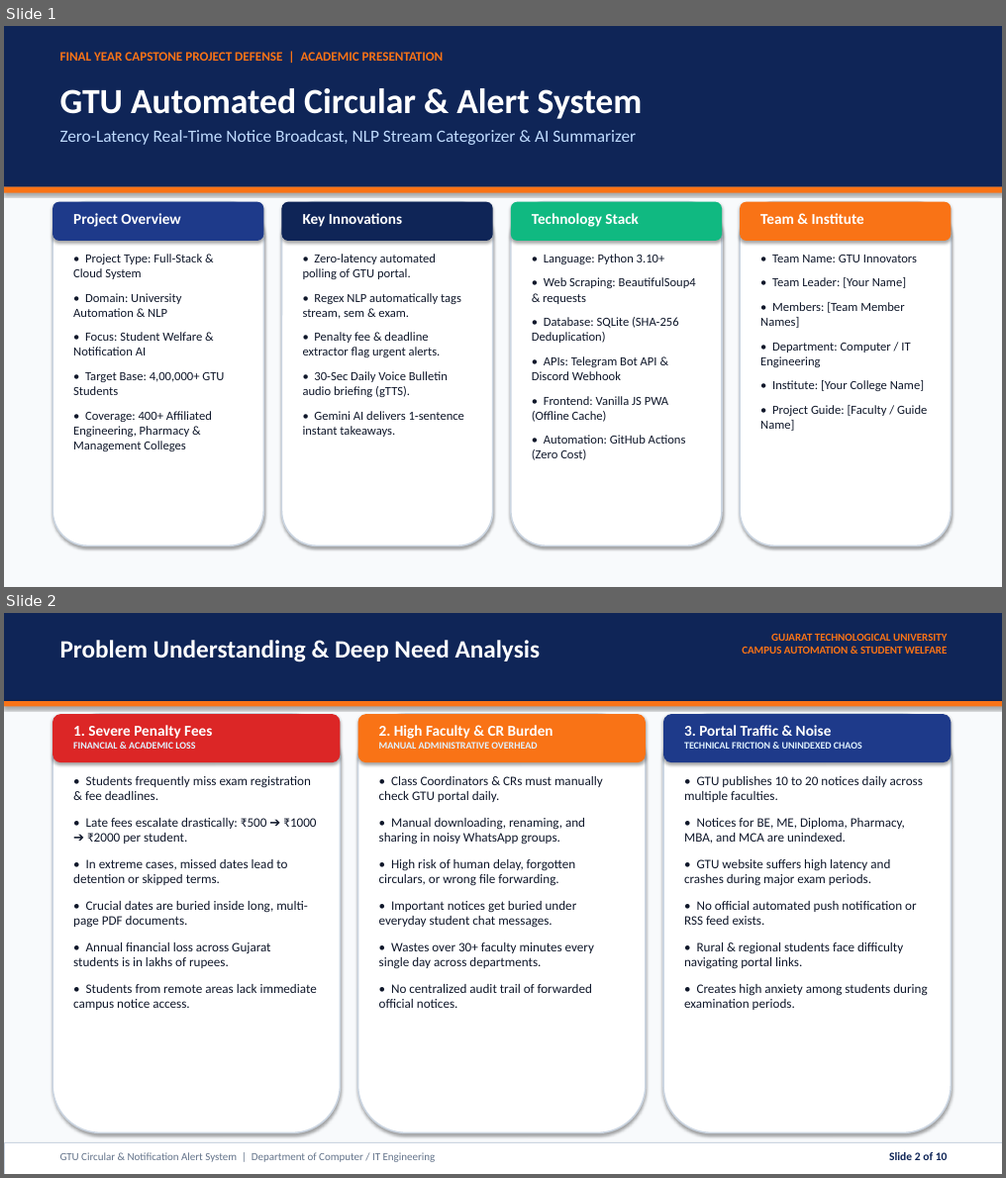
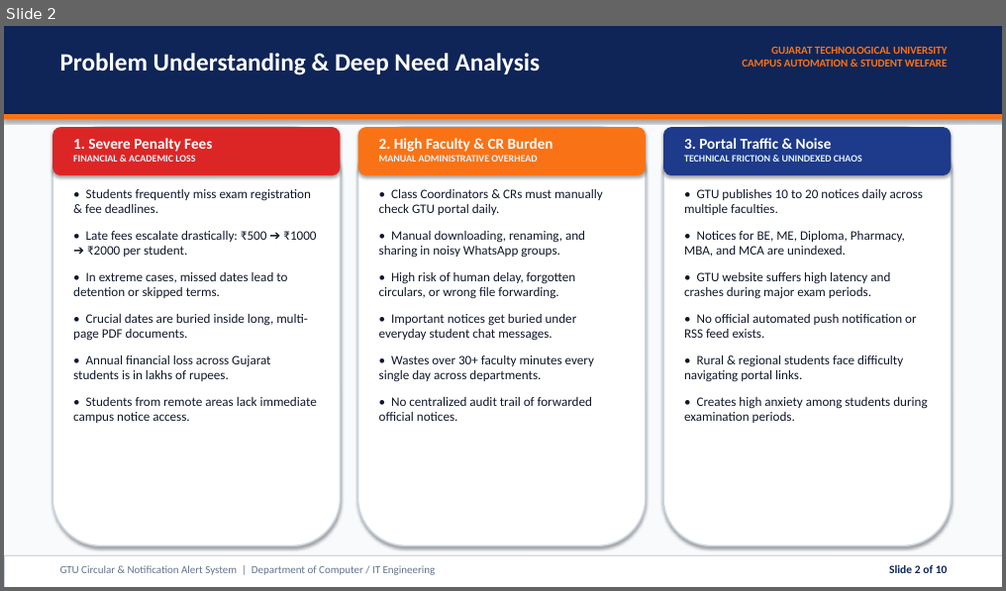
Before and after one commit to SMuhammad24/GTUAlertsystem, a slide deck: PPT_GTU_Alert_System_Presentation.pptx. Shown one above the other, each under a label of ours: slides 1 and 2 before the commit, slide 2 after it. The pictures are 1006x1178 and 1006x591 pixels, drawn with LibreOffice and Linux fonts; fonts in the diff are those of the drawing. Boxes give left, top, right and bottom in pixels: in the first picture for what was removed or moved away, otherwise in the second. Text is boxed around its words. In the diff, an @@ line names an element or a change of style, - is before the commit and + after.

```diff
--- a/PPT_GTU_Alert_System_Presentation.pptx
+++ b/PPT_GTU_Alert_System_Presentation.pptx
@@ slide 1 removed at box(4, 26, 1002, 587), background #FFFFFF @@
@@ rectangle removed at box(4, 26, 1002, 587) @@
@@ rectangle removed at box(4, 26, 1002, 187) @@
@@ text removed at box(60, 52, 444, 61) @@
-FINAL YEAR CAPSTONE PROJECT DEFENSE | ACADEMIC PRESENTATION
@@ text removed at box(60, 88, 643, 145) @@
-GTU Automated Circular & Alert System
-Zero-Latency Real-Time Notice Broadcast, NLP Stream Categorizer & AI Summarizer
@@ rectangle removed at box(4, 187, 1002, 193) @@
@@ rounded rectangle removed at box(53, 202, 263, 547) @@
@@ rounded rectangle removed at box(53, 202, 263, 241) @@
@@ rounded rectangle removed at box(282, 202, 493, 547) @@
@@ rounded rectangle removed at box(282, 202, 493, 241) @@
@@ rounded rectangle removed at box(511, 202, 722, 547) @@
@@ rounded rectangle removed at box(511, 202, 722, 241) @@
@@ rounded rectangle removed at box(740, 202, 951, 547) @@
@@ rounded rectangle removed at box(740, 202, 951, 241) @@
@@ text removed at box(73, 213, 180, 227) @@
-Project Overview
@@ text removed at box(303, 213, 402, 227) @@
-Key Innovations
@@ text removed at box(532, 213, 639, 227) @@
-Technology Stack
@@ text removed at box(760, 213, 864, 224) @@
-Team & Institute
@@ text removed at box(73, 254, 224, 452) @@
-• Project Type: Full-Stack & Cloud System
-• Domain: University Automation & NLP
-• Focus: Student Welfare & Notification AI
-• Target Base: 4,00,000+ GTU Students
-• Coverage: 400+ Affiliated Engineering, Pharmacy & Management Colleges
@@ text removed at box(303, 254, 464, 437) @@
-• Zero-latency automated polling of GTU portal.
-• Regex NLP automatically tags stream, sem & exam.
-• Penalty fee & deadline extractor flag urgent alerts.
-• 30-Sec Daily Voice Bulletin audio briefing (gTTS).
-• Gemini AI delivers 1-sentence instant takeaways.
@@ text removed at box(532, 254, 696, 461) @@
-• Language: Python 3.10+
-• Web Scraping: BeautifulSoup4 & requests
-• Database: SQLite (SHA-256 Deduplication)
-• APIs: Telegram Bot API & Discord Webhook
-• Frontend: Vanilla JS PWA (Offline Cache)
-• Automation: GitHub Actions (Zero Cost)
@@ text removed at box(760, 255, 927, 431) @@
-• Team Name: GTU Innovators
-• Team Leader: [Your Name]
-• Members: [Team Member Names]
-• Department: Computer / IT Engineering
-• Institute: [Your College Name]
-• Project Guide: [Faculty / Guide Name]
```
Also in this commit, not shown: 1 slide changed, 1 slide added, 5 other files.
